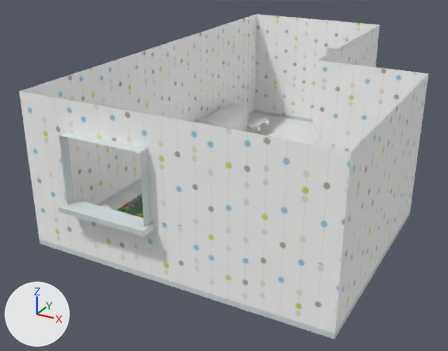
The FBX model Assets/Models/room.FBX as it was, and as the next commit left it.
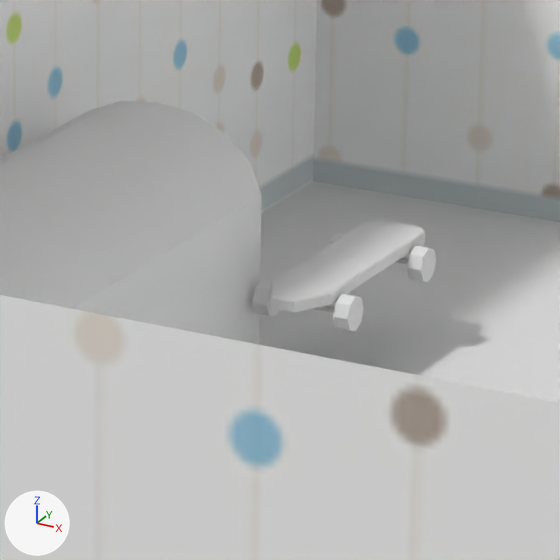
Each version is shown whole from a 50 mm lens placed at (2.5, -129.2, 64.4), pointed at (-62.2, -11.5, 5.6), then close up on the part from 48% to 63% of the width and 26% to 45% of the height. The axes (+X, +Y, +Z) are drawn at lower left. The lights are the same throughout. Where no turn or scale is listed for an object, it has been applied to the vertices.

The first close-up shows 'Floor', 'Kiste', 'Skateboard', 'Wall'.
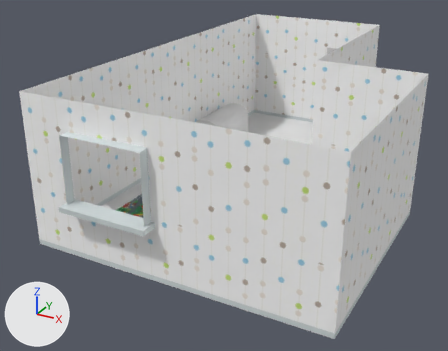
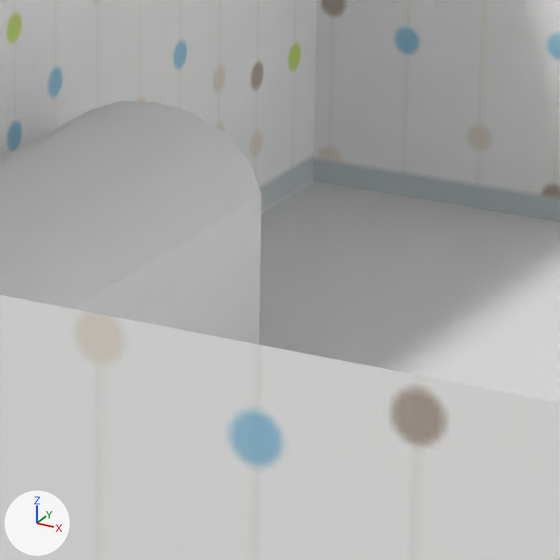
Changed parts and their boxes [x1, y1, x2, y2] in the close-ups (560 x 560 px):
'Skateboard', deleted: before [253, 220, 436, 331]

The edits, one by one:
Object 'Skateboard' (ob_skateboard) is deleted.
